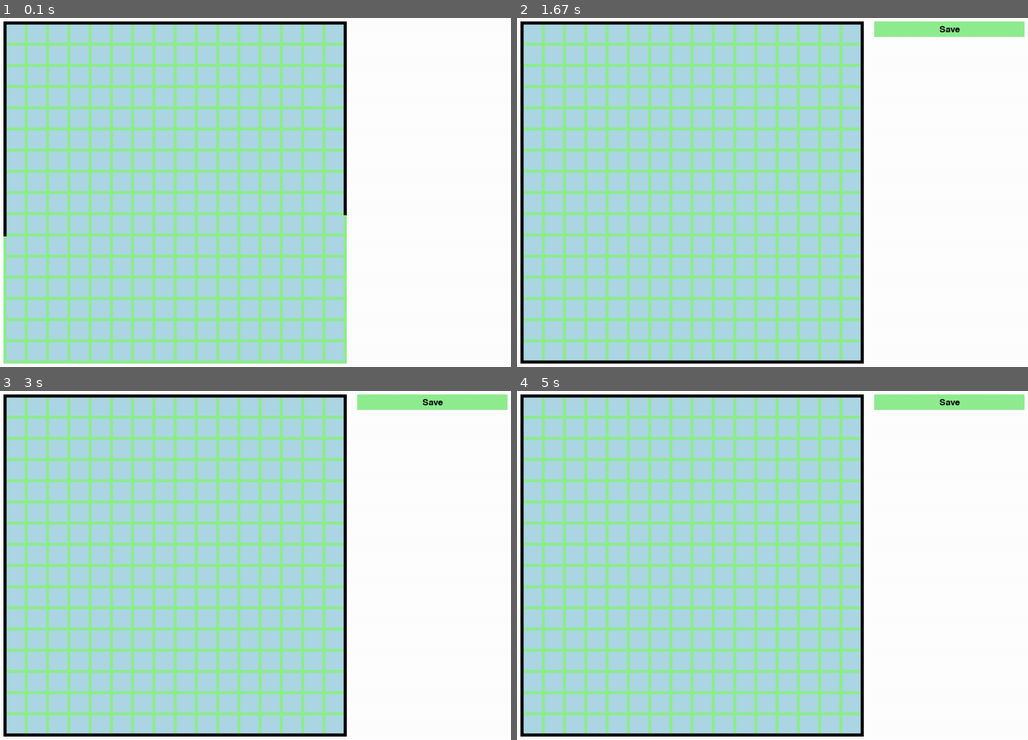
Above: before the commit, frames 1-4 (two rows, left to right).
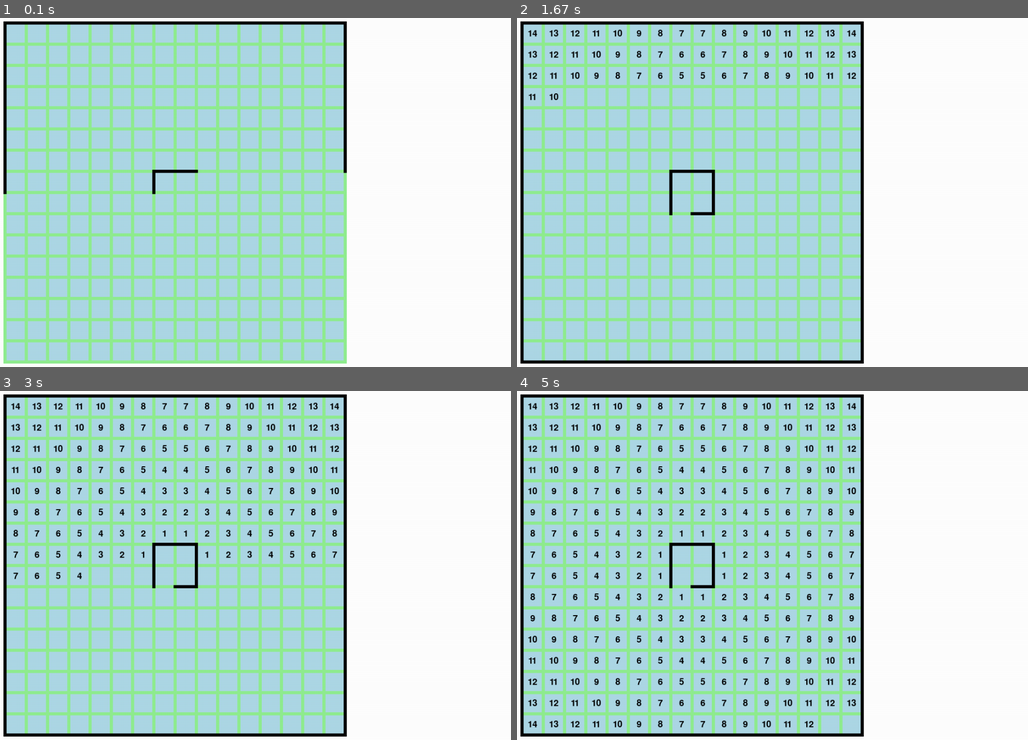
Above: after the commit, the same moments.

Repository: atharva-bhange/Project-Micromouse-Simulation
Game: pygame game, started from Project Micromouse/interface.py
Same seed, same stepped clock (60 frames per second), same inputs: the game is played once before the commit and once after it.
Inputs:
- Up to frame 1 (0.1 s): no input
- Up to frame 2 (1.67 s): no input
- Up to frame 3 (3 s): no input
- Up to frame 4 (5 s): no input

The runs differ from the first frame. In frame 1, 0.3% of the frame differs, in the area x 0-68%, y 43-63%; in frame 2, 2.5%; in frame 3, 3.6%; in frame 4, 5.4%, in the area x 2-100%, y 0-97%.

Commit message:
Cell colouring, Cell printing and intial values printing done on the maze.

Diff:
--- a/Project Micromouse/interface.py
+++ b/Project Micromouse/interface.py
@@ -1,9 +1,11 @@
 import pygame
 from pygame import *
 import time
+import numpy as np
 #import numpy as np
 #import json
 import pickle
+
 red = (255,0,0)
 white = (255,255,255)
 black = (0,0,0)
@@ -11,7 +13,18 @@
 lightgreen = (144,238,144)
 green = (0,128,0)
 
+x_mid = [7 , 7 , 8 , 8]
+y_mid = [7 , 8 , 7 , 8]
+
+
+
+isValid = True
+
 is_saved = True
+
+edges = dict()
+cells = []
+iidlist = []
 
 y_shift = 0
 x = pygame.init()
@@ -23,13 +36,12 @@
 cell_size = 35
 dashboardsize = 300
 
-
-
-
 border_size = 6
 
 display_width = 641+cell_size+border_size+margin+dashboardsize
 display_height = 641+cell_size+border_size
+
+arr = np.zeros([grid_size , grid_size] , int)
 
 notif_width = 300
 notif_height = 50
@@ -48,8 +60,19 @@
 
 # Making cell class and edge class
 
+'''
+   _____ _
+  / ____| |
+ | |    | | __ _ ___ ___  ___  ___
+ | |    | |/ _` / __/ __|/ _ \/ __|
+ | |____| | (_| \__ \__ \  __/\__ \
+  \_____|_|\__,_|___/___/\___||___/
+
+
+'''
+
 class cell(object):
-    def __init__(self,id,x_cor,y_cor,width = cell_size,height = cell_size ,color = lightblue ):
+    def __init__(self,id,x_cor,y_cor,width = cell_size,height = cell_size ,color = lightblue , ):
         self.id = id
         self.x_cor = x_cor
         self.y_cor = y_cor
@@ -117,8 +140,19 @@
         win.blit(button_text_surface,[self.x_pos+(self.width//2)-(botton_rect.width//2) , self.y_pos+(self.height//2)-(botton_rect.height//2)])
         pygame.display.update()
 
-
-##
+##
+
+'''
+
+  ______                _   _
+ |  ____|              | | (_)
+ | |__ _   _ _ __   ___| |_ _  ___  _ __  ___
+ |  __| | | | '_ \ / __| __| |/ _ \| '_ \/ __|
+ | |  | |_| | | | | (__| |_| | (_) | | | \__ \
+ |_|   \__,_|_| |_|\___|\__|_|\___/|_| |_|___/
+
+
+'''
 # Making user defined pygame_functions
 
 def draw_edge(position, type):
@@ -301,6 +335,48 @@
     pygame.display.update()
 ##
 
+# funcyion to change colour of cells
+
+def changeCellcolor(cellid , color):
+    global win
+    global cells
+    ls = cellid.split("-")
+    i = int(ls[0])
+    j= int(ls[1])
+    cellObject = cells[i][j]
+    print(type(cellObject))
+    cellObject.color = color
+
+    pygame.draw.rect(win ,cellObject.color ,[cellObject.x_cor , cellObject.y_cor , cellObject.width , cellObject.height])
+    pygame.display.update()
+    is_saved = False
+
+##
+#Function to print number in cell
+
+def printCell(cellid , num , color , update = True):
+    global win
+    global cells
+    ls = cellid.split("-")
+    i = int(ls[0])
+    j = int(ls[1])
+    cellObject = cells[i][j]
+    pygame.draw.rect(win ,cellObject.color ,[cellObject.x_cor , cellObject.y_cor , cellObject.width , cellObject.height])
+    pygame.display.update()
+    print_font = pygame.font.SysFont(None,25)
+    print_text_surface = print_font.render(str(num) , True, color)
+    print_text_rect = print_text_surface.get_rect()
+    print_text_x_pos = cellObject.x_cor
+    print_text_y_pos = cellObject.y_cor
+    print_text_width = cellObject.width
+    print_text_height = cellObject.height
+    win.blit(print_text_surface,[print_text_x_pos+(print_text_width//2) -(print_text_rect.width//2),print_text_y_pos+(print_text_height//2) -(print_text_rect.height//2)])
+    if update:
+        pygame.display.update()
+    is_saved = False
+
+
+##
 ##
 
 '''
@@ -309,11 +385,10 @@
 '''
 # Drawing boilerplate/ blank maze
 win.fill(white)
-edges = dict()
+
 #chart = ['up','right','down','left']
 #state = {"up" : "H" , "down" : "H" , "left" : "V" , "right" : "V"}
-cells = []
-iidlist = []
+
 #fhand = open("log.txt", 'w')
 
 cursory = margin
@@ -389,16 +464,47 @@
 elif drawdefault:
     defaulthandle.close()
 
-
-##
-# wordbox = makeTextBox(display_width - dashboardsize, display_height/2,dashboardsize)
-# showTextBox(wordbox)
-# entry = textBoxInput(wordbox)
-
+##
+#Making an emtyp maze array  and calculating distances from goal
+
+for i in range(grid_size):
+    for j in range(grid_size):
+        isValid = True
+        for t in range(4):
+            if i == x_mid[t] and j == y_mid[t]:
+                isValid = False
+                break
+        if not isValid:
+            continue
+        # Assigning code goes here
+        dis_list = []
+        for l in range(4):
+            virtual_x = x_mid[l]
+            virtual_y = y_mid[l]
+            dis = abs(virtual_x - i)+abs(virtual_y - j)
+            dis_list.append(dis)
+        min_dis = min(dis_list)
+        printCell(str(i)+"-"+str(j) , min(dis_list) , black , update = False)
+        arr[i][j] = min_dis
+
+    if not isValid:
+        continue
+
+for t in range(4):
+    i = t
+    j = t
+    printCell(str(x_mid[i])+"-"+str(y_mid[j]) , str(arr[x_mid[i]][y_mid[j]]) , black )
+
+pygame.display.update()
+##
+#changeCellcolor("7-7" , lightblue)
+#printCell("7-7" , 66,black)
 
 # Simulation Loop
 saveButton = button("saveButton" , lightgreen, green , display_width-dashboardsize, margin , dashboardsize-margin , 30 , "Save")
 saveButton.updateButton()
+
+
 while not gameExit:
     if get_seconds() == end_time:
         erase_notification()
--- /dev/null
+++ b/Project Micromouse/test.py
@@ -0,0 +1,35 @@
+import math
+import numpy as np
+
+grid_size = 16
+
+arr = np.zeros([grid_size , grid_size] , int)
+
+x_mid = [7 , 7 , 8 , 8]
+y_mid = [7 , 8 , 7 , 8]
+
+isValid = True
+
+for i in range(grid_size):
+    for j in range(grid_size):
+        isValid = True
+        for t in range(4):
+            if i == x_mid[t] and j == y_mid[t]:
+                isValid = False
+                break
+        if not isValid:
+            continue
+        # Assigning code goes here
+        dis_list = []
+        for l in range(4):
+            virtual_x = x_mid[l]
+            virtual_y = y_mid[l]
+            dis = abs(virtual_x - i)+abs(virtual_y - j)
+            dis_list.append(dis)
+        min_dis = min(dis_list)
+        arr[i][j] = min_dis
+
+    if not isValid:
+        continue
+
+print(arr)
Binary file added: Project Micromouse/mapfile/map.pickle
